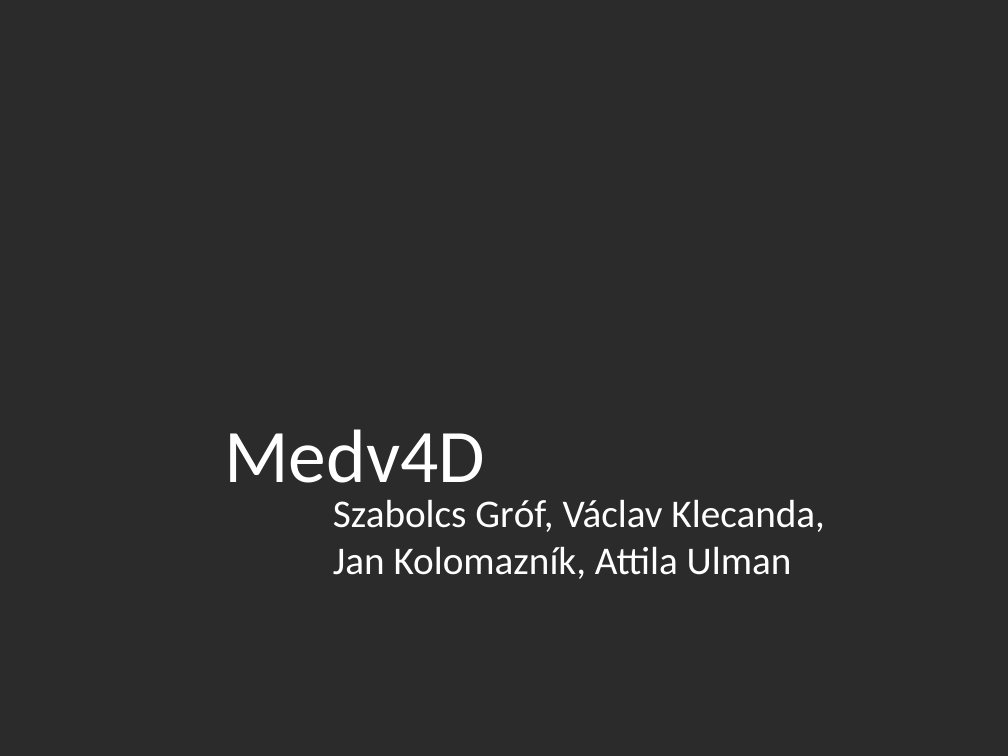
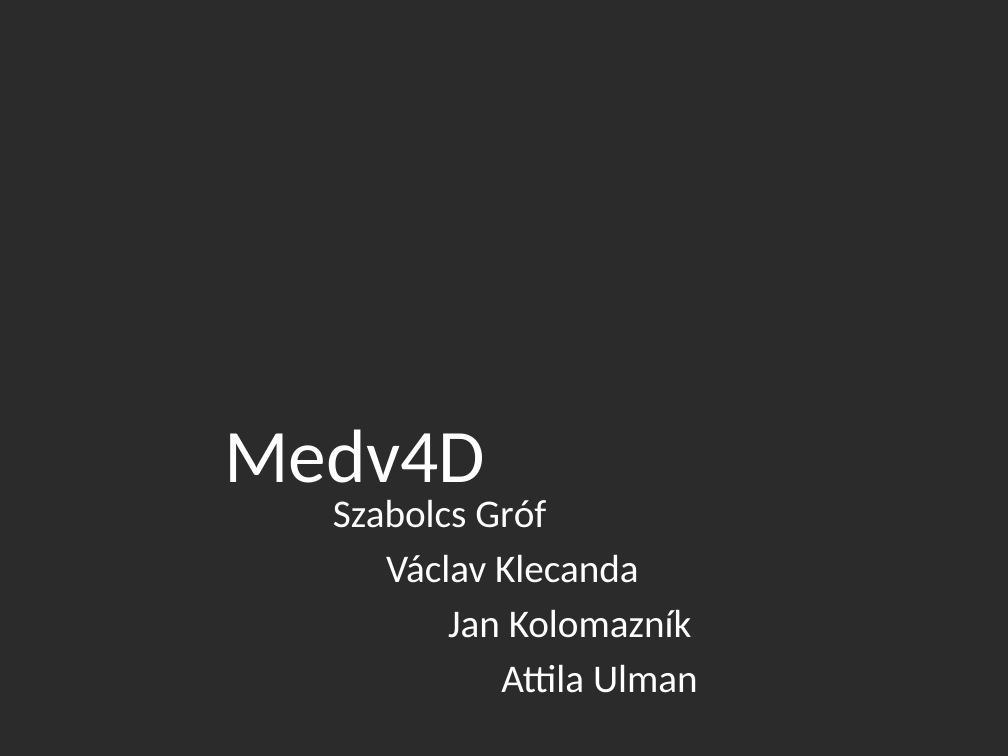
Before and after one commit to JanKolomaznik/MedV4D, a slide deck: slide 1 of doc/Presentation/Medv4D.pptx. Drawn at 1008x756 pixels with LibreOffice and Linux fonts; fonts in the diff are those of the drawing; background and template pictures are left out; a plain dark background stands for a picture behind light text. Boxes give left, top, right and bottom in pixels: in the first picture for what was removed or moved away, otherwise in the second. Text is boxed around its words. In the diff, an @@ line names an element or a change of style, - is before the commit and + after.

Commit message:
Presentation.

```diff
--- a/doc/Presentation/Medv4D.pptx
+++ b/doc/Presentation/Medv4D.pptx
@@ subtitle at [333, 499, 698, 693]: text changed @@
-Szabolcs Gróf, Václav Klecanda, Jan Kolomazník, Attila Ulman
+Szabolcs Gróf
+Václav Klecanda
+Jan Kolomazník
+Attila Ulman
```
Also in this commit, not shown: 2 slides added, 1 other file.
